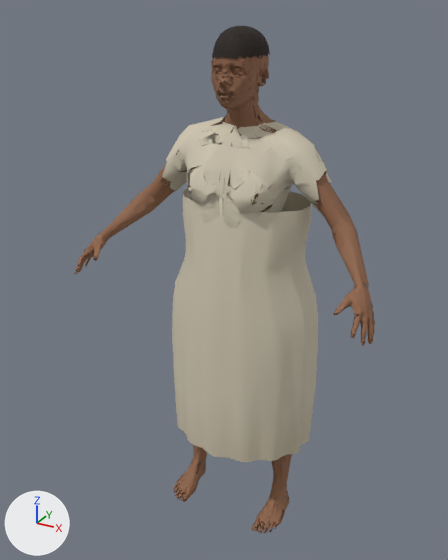
Renders of the Blender file content/source-assets/characters/crowd-female-lod1.blend from each side of a commit.
Both versions are drawn from a camera (50 mm lens) standing at (0.825, -1.639, 1.64) and looking at (-0.05, -0.049, 0.845). The lights are fixed; the arrows at lower left show +X, +Y and +Z. The older version comes first.

In view in the first picture: 'base_female_body', 'cropped-hair', 'linen-bodice', 'wrapped-linen' and 1 more.
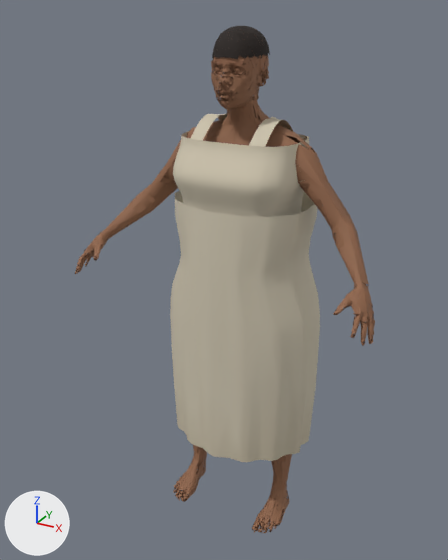
Edits to the bpy script that builds the scene:
```text
Change me_linen_bodice:
    used by ob_linen_bodice; location = (0.0, 0.0, 0.0)
    remove me_linen_bodice.from_pydata(...)  # 760 vertices, 778 faces, 54 loose edges; spans x -0.272..0.264, y -0.166..0.074, z 1.028..1.359
    add me_linen_bodice.from_pydata(...)  # 557 vertices, 966 faces; spans x -0.191..0.191, y -0.195..0.1, z 1.025..1.356
    me_linen_bodice part 1: the loose piece of 700 vertices spanning x -0.272..0.264, y -0.166..0.074, z 1.028..1.359 is rebuilt with 469 vertices and now spans x -0.191..0.191, y -0.195..0.1, z 1.025..1.3
    me_linen_bodice part 2: a new loose piece of 46 vertices spanning x -0.118..-0.072, y -0.138..0.089, z 1.294..1.356, in mat_hero_linen
    me_linen_bodice part 3: a new loose piece of 42 vertices spanning x 0.072..0.118, y -0.138..0.089, z 1.294..1.356, in mat_hero_linen
    me_linen_bodice part 4: 7 loose pieces with 54 vertices, spanning x -0.175..0.228, y -0.161..0.051, z 1.147..1.208, are deleted
    other edits to the shape of me_linen_bodice do not show in these pictures
Change me_wrapped_linen:
    used by ob_wrapped_linen; location = (0.0, 0.0, 0.0)
    remove me_wrapped_linen.from_pydata(...)  # 365 vertices, 645 faces; spans x -0.257..0.257, y -0.217..0.201, z 0.287..1.115
    add me_wrapped_linen.from_pydata(...)  # 366 vertices, 645 faces; spans x -0.258..0.258, y -0.217..0.201, z 0.287..1.114
    me_wrapped_linen part 5: 1 vertex moved within x 0.225, y 0.043, z 0.287; 334 vertices removed from x -0.257..0.257, y -0.21..0.201, z 0.287..1.115; 335 vertices added at x -0.258..0.258, y -0.213..0.2, z 0.287..1.114
```

Boxes [x1, y1, x2, y2] around the edits, measured in the pictures (448 x 560 px):
'wrapped-linen', reshaped: before [172, 189, 318, 462]; after [170, 191, 320, 462]
'linen-bodice', reshaped: before [162, 117, 332, 229]; after [173, 113, 309, 217]
part 1 of me_linen_bodice, rebuilt: before [162, 117, 332, 229]; after [173, 131, 309, 217]
part 2 of me_linen_bodice, added: after [190, 113, 227, 141]
part 3 of me_linen_bodice, added: after [249, 116, 293, 147]
part 4 of me_linen_bodice, deleted: before [188, 181, 309, 203]
